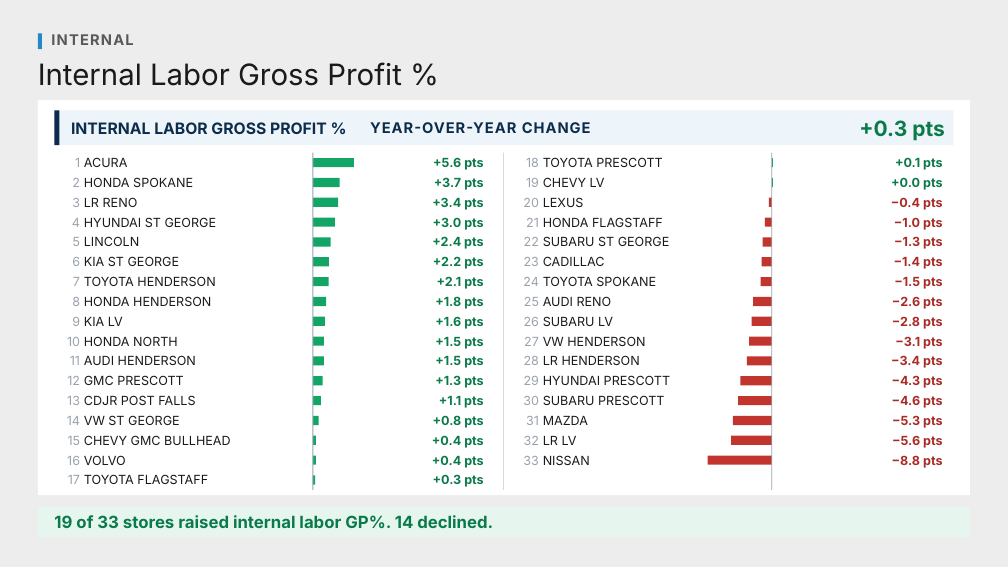
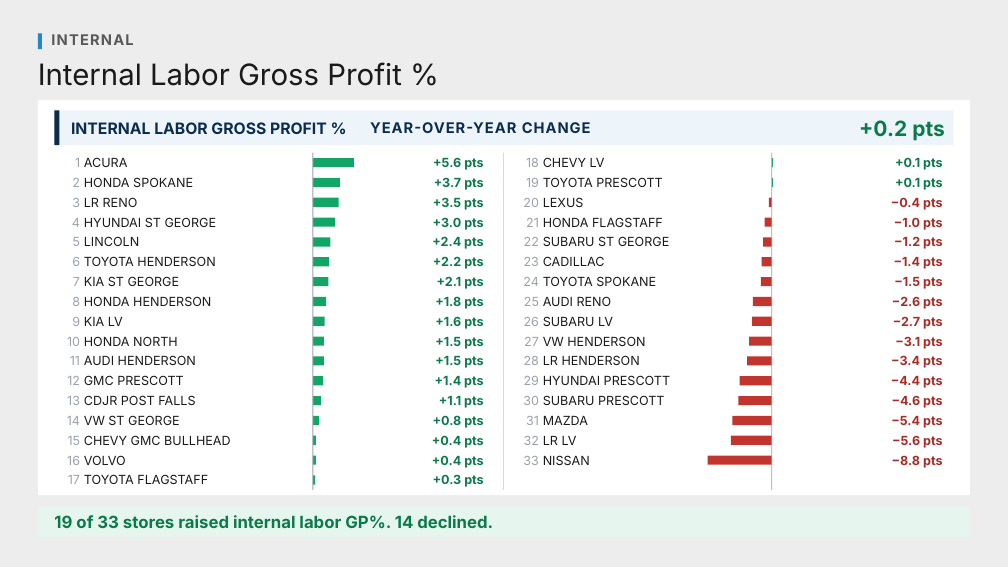
Before and after one commit to Ndresner/Noah, a slide deck: slide 3 of day2-deck/decks/Internal Gross Profit - Review.pptx. Drawn at 1008x567 pixels with LibreOffice and Linux fonts; fonts in the diff are those of the drawing. Boxes give left, top, right and bottom in pixels: in the first picture for what was removed or moved away, otherwise in the second. Text is boxed around its words. In the diff, an @@ line names an element or a change of style, - is before the commit and + after.

```diff
--- a/day2-deck/decks/Internal Gross Profit - Review.pptx
+++ b/day2-deck/decks/Internal Gross Profit - Review.pptx
@@ text at (859, 120, 945, 141): text changed @@
-+0.3 pts
++0.2 pts
@@ text "TOYOTA PRESCOTT": place and size @@
-text "TOYOTA PRESCOTT" at (543, 157, 662, 167)
+text "TOYOTA PRESCOTT" at (543, 177, 662, 187)
@@ text "CHEVY LV": place and size @@
-text "CHEVY LV" at (543, 177, 605, 187)
+text "CHEVY LV" at (543, 157, 605, 167)
@@ text at (895, 177, 943, 190): text changed @@
-+0.0 pts
++0.1 pts
@@ text at (433, 197, 484, 210): text changed @@
-+3.4 pts
++3.5 pts
@@ text "TOYOTA HENDERSON": place and size @@
-text "TOYOTA HENDERSON" at (84, 276, 215, 286)
+text "TOYOTA HENDERSON" at (84, 256, 215, 266)
@@ text "KIA ST GEORGE": place and size @@
-text "KIA ST GEORGE" at (84, 256, 180, 266)
+text "KIA ST GEORGE" at (84, 276, 180, 286)
@@ text at (893, 316, 943, 329): text changed @@
-−2.8 pts
+−2.7 pts
@@ text at (435, 376, 484, 388): text changed @@
-+1.3 pts
++1.4 pts
@@ text at (891, 376, 943, 388): text changed @@
-−4.3 pts
+−4.4 pts
@@ text at (891, 416, 943, 428): text changed @@
-−5.3 pts
+−5.4 pts
```
Also in this commit, not shown: 4 other slides changed, 52 other files.
